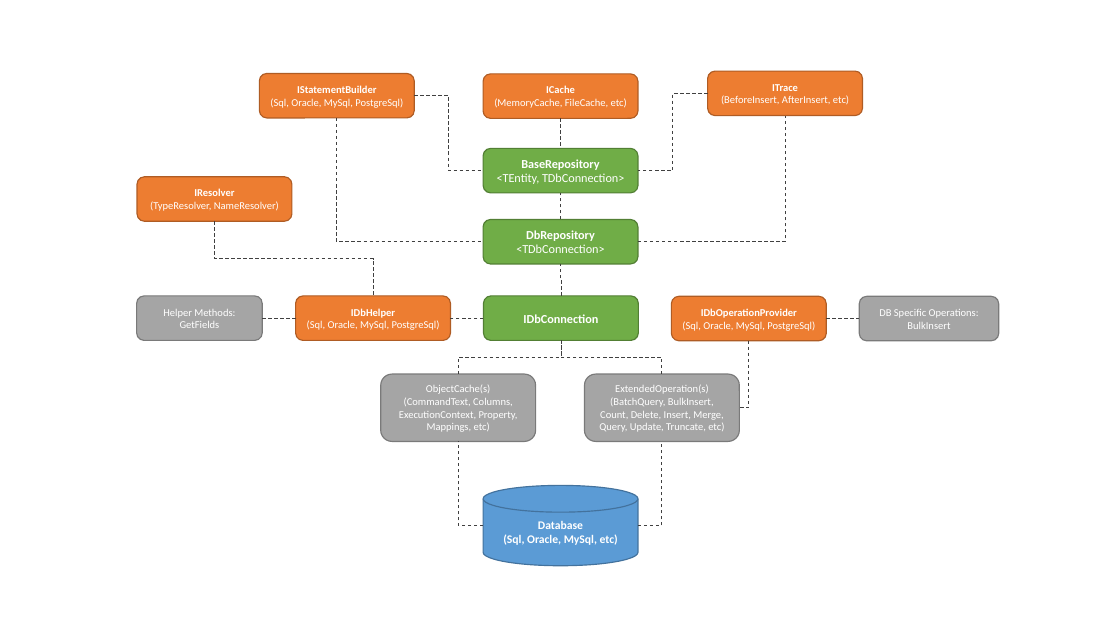
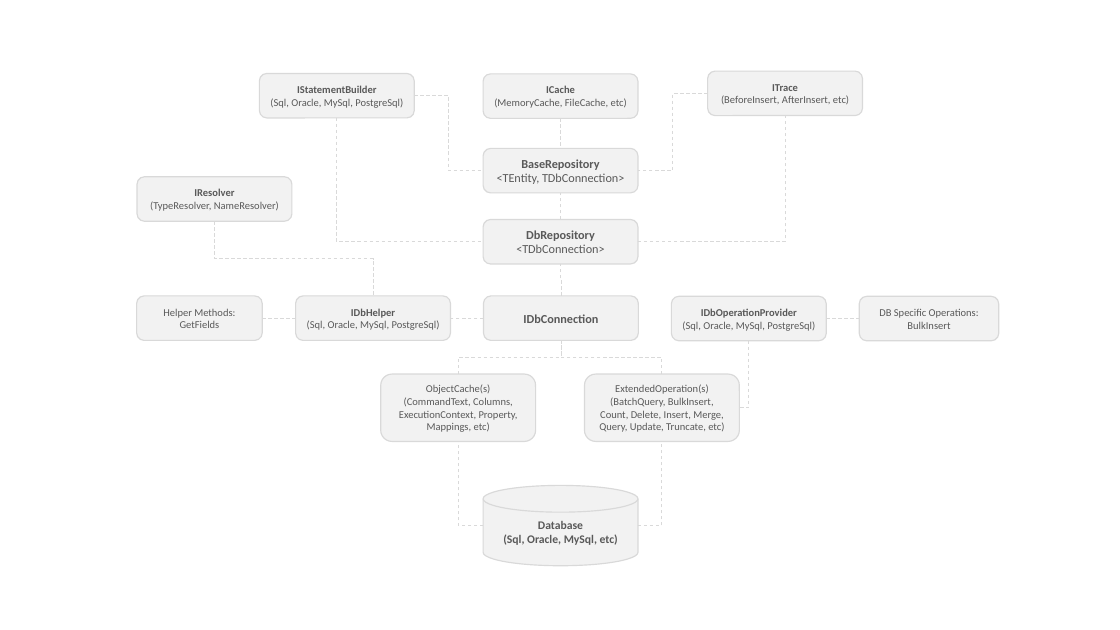
Before and after one commit to mikependon/RepoDB, a slide deck: slide 1 of RepoDb.Wiki/Files/HLA.pptx. Drawn at 1120x630 pixels with LibreOffice and Linux fonts; fonts in the diff are those of the drawing. Boxes give left, top, right and bottom in pixels: in the first picture for what was removed or moved away, otherwise in the second. Text is boxed around its words. In the diff, an @@ line names an element or a change of style, - is before the commit and + after.

```diff
--- a/RepoDb.Wiki/Files/HLA.pptx
+++ b/RepoDb.Wiki/Files/HLA.pptx
@@ elbow line (337, 118) - (483, 242): stroke #404040 0.75 pt dashed to #D9D9D9 0.75 pt dashed @@
@@ elbow line (414, 96) - (483, 171): stroke #404040 0.75 pt dashed to #D9D9D9 0.75 pt dashed @@
@@ elbow line (560, 118) - (560, 149): stroke #404040 0.75 pt dashed to #D9D9D9 0.75 pt dashed @@
@@ elbow line (638, 242) - (786, 116): stroke #404040 0.75 pt dashed to #D9D9D9 0.75 pt dashed @@
@@ elbow line (707, 93) - (639, 171): stroke #404040 0.75 pt dashed to #D9D9D9 0.75 pt dashed @@
@@ text colour #FFFFFF to #595959; fill #70AD47 to #F2F2F2; outline #538035 1 pt to #D9D9D9 1 pt in 3 elements at [484,296,639,340], [483,219,638,264], [483,149,638,193] @@
@@ text colour #FFFFFF to #595959; fill #ED7D31 to #F2F2F2; outline #AF5C24 1 pt to #D9D9D9 1 pt in 6 elements at [707,71,862,116], [671,297,826,341], [260,73,414,118], [483,74,638,118], [296,296,450,340], [137,176,292,221] @@
@@ elbow line (560, 219) - (560, 193): stroke #404040 0.75 pt dashed to #D9D9D9 0.75 pt dashed @@
@@ elbow line (214, 221) - (373, 296): stroke #404040 0.75 pt dashed to #D9D9D9 0.75 pt dashed @@
@@ elbow line (561, 296) - (560, 264): stroke #404040 0.75 pt dashed to #D9D9D9 0.75 pt dashed @@
@@ elbow line (262, 318) - (296, 318): stroke #404040 0.75 pt dashed to #D9D9D9 0.75 pt dashed @@
@@ elbow line (484, 318) - (450, 318): stroke #404040 0.75 pt dashed to #D9D9D9 0.75 pt dashed @@
@@ elbow line (827, 318) - (860, 318): stroke #404040 0.75 pt dashed to #D9D9D9 0.75 pt dashed @@
@@ elbow line (458, 374) - (561, 340): stroke #404040 0.75 pt dashed to #D9D9D9 0.75 pt dashed @@
@@ elbow line (662, 374) - (561, 340): stroke #404040 0.75 pt dashed to #D9D9D9 0.75 pt dashed @@
@@ elbow line (749, 341) - (739, 408): stroke #404040 0.75 pt dashed to #D9D9D9 0.75 pt dashed @@
@@ text colour #FFFFFF to #595959; fill #A5A5A5 to #F2F2F2; outline #7A7A7A 1 pt to #D9D9D9 1 pt in 4 elements at [381,374,535,441], [137,296,262,340], [860,297,999,341], [585,374,739,441] @@
@@ elbow line (483, 526) - (458, 442): stroke #404040 0.75 pt dashed to #D9D9D9 0.75 pt dashed @@
@@ elbow line (638, 526) - (662, 442): stroke #404040 0.75 pt dashed to #D9D9D9 0.75 pt dashed @@
@@ cylinder "Database" at [483,486,638,566]: text colour #FFFFFF to #595959; fill #5B9BD5 to #F2F2F2; outline #43739E 1 pt to #D9D9D9 1 pt @@
```
Also in this commit, not shown: 1 other file.
